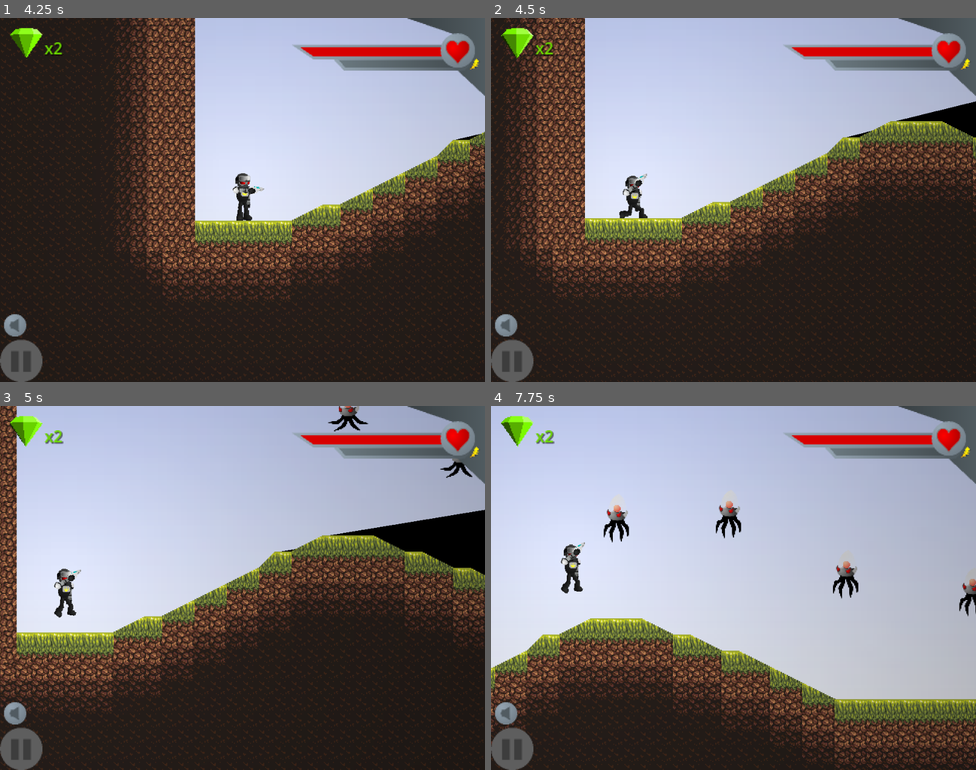
Above: before the commit, frames 1-4 (two rows, left to right).
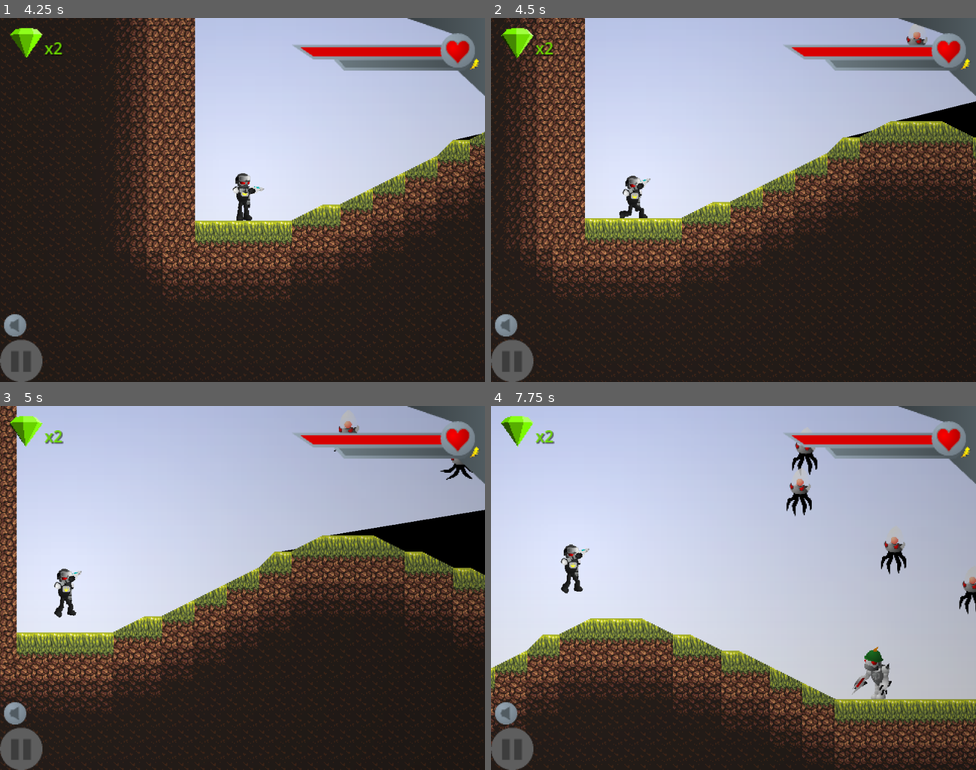
Above: after the commit, the same moments.

Repository: HMI-Studios/Skylands-WFA
Game: Godot game, scene res://ui/Intro.tscn
Same seed, same stepped clock (60 frames per second), same inputs: the game is played once before the commit and once after it. Sound files missing from this copy of the repository are replaced by a short silence.
Inputs (mouse positions are in pixels of both pictures, inside the frame that each line leads up to):
- Up to frame 1 (4.25 s): move the mouse to (218, 272) at 0.52 s; hold C (scope) 0.53-1.28 s; hold Right (move_right) 0.53-2.03 s; click (218, 272) at 0.67 s; tap Up (jump) at 0.77, 1.52, 3.02 s; move the mouse to (388, 254) at 1.27 s; tap X (shoot) at 1.35 s; tap Enter at 2 s; move the mouse to (97, 145) at 2.02 s; hold Down (sneak) 2.03-2.78 s; hold Left (move_left) 2.03-3.5 s; move the mouse to (266, 200) at 2.77 s; tap Space (space) at 2.85 s; click (266, 200) at 2.92 s; click "New Game" at 3.5 s
- Up to frame 2 (4.5 s): move the mouse to (660, 109) at 4.27 s; hold Left (move_left) from 4.28 s (still down); hold C (scope) from 4.28 s (still down)
- Up to frame 3 (5 s): keep holding Left (move_left); keep holding C (scope); tap Up (jump) at 4.52 s
- Up to frame 4 (7.75 s): move the mouse to (840, 569) at 5.02 s; release Left (move_left) at 5.03 s; release C (scope) at 5.03 s; hold Right (move_right) from 5.03 s (still down); tap X (shoot) at 5.1 s; tap Up (jump) at 5.27, 6.77, 7.52 s; move the mouse to (636, 606) at 5.77 s; hold Down (sneak) 5.78-6.53 s; click (636, 606) at 5.92 s; move the mouse to (782, 507) at 6.52 s; tap Space (space) at 6.6 s; move the mouse to (709, 660) at 7.27 s; hold C (scope) from 7.28 s (still down)

Frame 1 is identical in both runs. In frame 2, 0.2% of the frame differs, in the area x 27-90%, y 3-49%; in frame 3, 0.5%; in frame 4, 2.5%, in the area x 14-100%, y 10-81%.

Commit message:
squidlets will try to evade shots

Diff:
--- a/project/scenes/entities/Squidlet.tscn
+++ b/project/scenes/entities/Squidlet.tscn
@@ -17,8 +17,9 @@
 [ext_resource type="Texture2D" uid="uid://dlwnjy0uu03be" path="res://assets/squidlet/squidlet16.png" id="14_b1hmo"]
 [ext_resource type="Texture2D" uid="uid://bm6kxkd6w73e6" path="res://assets/squidlet/squidlet17.png" id="15_1dkq4"]
 
-[sub_resource type="RectangleShape2D" id="RectangleShape2D_nn47d"]
-size = Vector2(22, 41)
+[sub_resource type="CapsuleShape2D" id="CapsuleShape2D_pjlhs"]
+radius = 11.0
+height = 32.0
 
 [sub_resource type="SpriteFrames" id="SpriteFrames_70kxp"]
 animations = [{
@@ -75,11 +76,12 @@
 
 [node name="Squidlet" type="CharacterBody2D"]
 collision_layer = 410
+collision_mask = 129
 script = ExtResource("1_6ro7j")
 
 [node name="CollisionShape2D" type="CollisionShape2D" parent="."]
-position = Vector2(0, -1.5)
-shape = SubResource("RectangleShape2D_nn47d")
+position = Vector2(0, -4)
+shape = SubResource("CapsuleShape2D_pjlhs")
 
 [node name="Sprite" type="AnimatedSprite2D" parent="."]
 sprite_frames = SubResource("SpriteFrames_70kxp")
--- a/project/scenes/levels/TileTest.tscn
+++ b/project/scenes/levels/TileTest.tscn
@@ -187,7 +187,6 @@
 position = Vector2(264, 47)
 
 [node name="Shoaldier3" parent="Entities" instance=ExtResource("2_b037t")]
-visible = false
 position = Vector2(-347, 47)
 
 [node name="Shoaldier4" parent="Entities" instance=ExtResource("2_b037t")]
--- a/project/scripts/Player.gd
+++ b/project/scripts/Player.gd
@@ -114,11 +114,16 @@
                 continue
             if shortest_distance == null or diff.length() < shortest_distance:
                 shortest_distance = diff.length()
+                #if aim_target != null and is_instance_valid(aim_target):
+                    #aim_target.is_aimed_at = false
                 aim_target = entity
+                #aim_target.is_aimed_at = true
     elif auto_aim and is_auto_aiming:
         last_movement_direction = 1 if facing_right else -1
     elif (not auto_aim) and is_auto_aiming:
         is_auto_aiming = false
+        #if is_instance_valid(aim_target):
+            #aim_target.is_aimed_at = false
         aim_target = null
 
 
--- a/project/scripts/entities/Entity.gd
+++ b/project/scripts/entities/Entity.gd
@@ -7,6 +7,7 @@
 @onready var player = get_node('/root/Main/Player')
 
 var head_height = 0
+#var is_aimed_at = false
 
 @export var HP = 1
 @export var speed = 40
--- a/project/scripts/entities/Squidlet.gd
+++ b/project/scripts/entities/Squidlet.gd
@@ -1,7 +1,12 @@
 extends "Entity.gd"
 
 
+var evade_target = null
+
+
 func _ready():
+    speed = randf_range(20, 30)
+    print(speed)
     $Sprite.play("default")
 
 
@@ -24,4 +29,16 @@
         if not is_on_floor():
             velocity += Global.gravity * delta
 
+    if player.aim_angle != null:
+        var diff = (global_position - player.global_position).rotated(randf_range(-0.1, 0.1))
+
+        var is_aimed_at = abs(player.aim_angle - diff.angle()) < 0.1745
+        if is_aimed_at:
+            if diff.length() < 300:
+                velocity.x += speed * sign(diff.x)
+                velocity.y += speed * sign(diff.y)
+
+    velocity *= 0.9
+
+
     move_and_slide()
